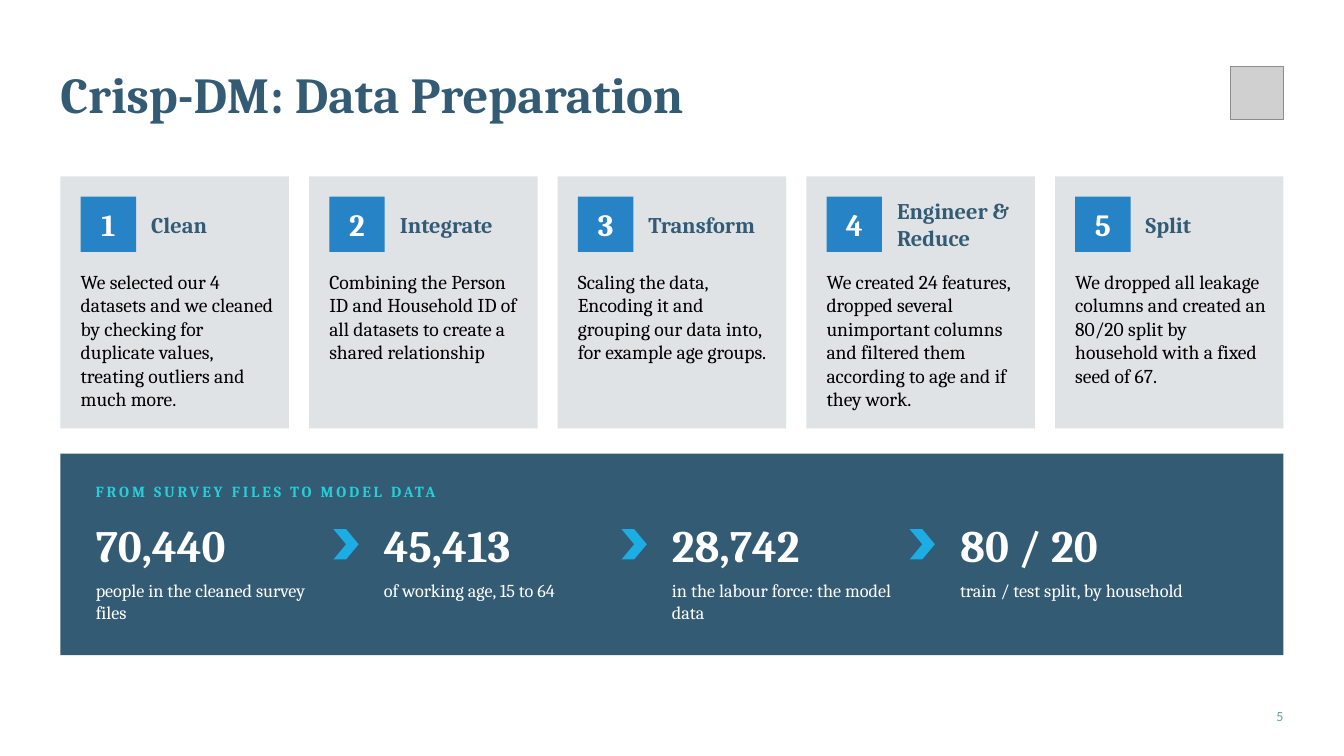
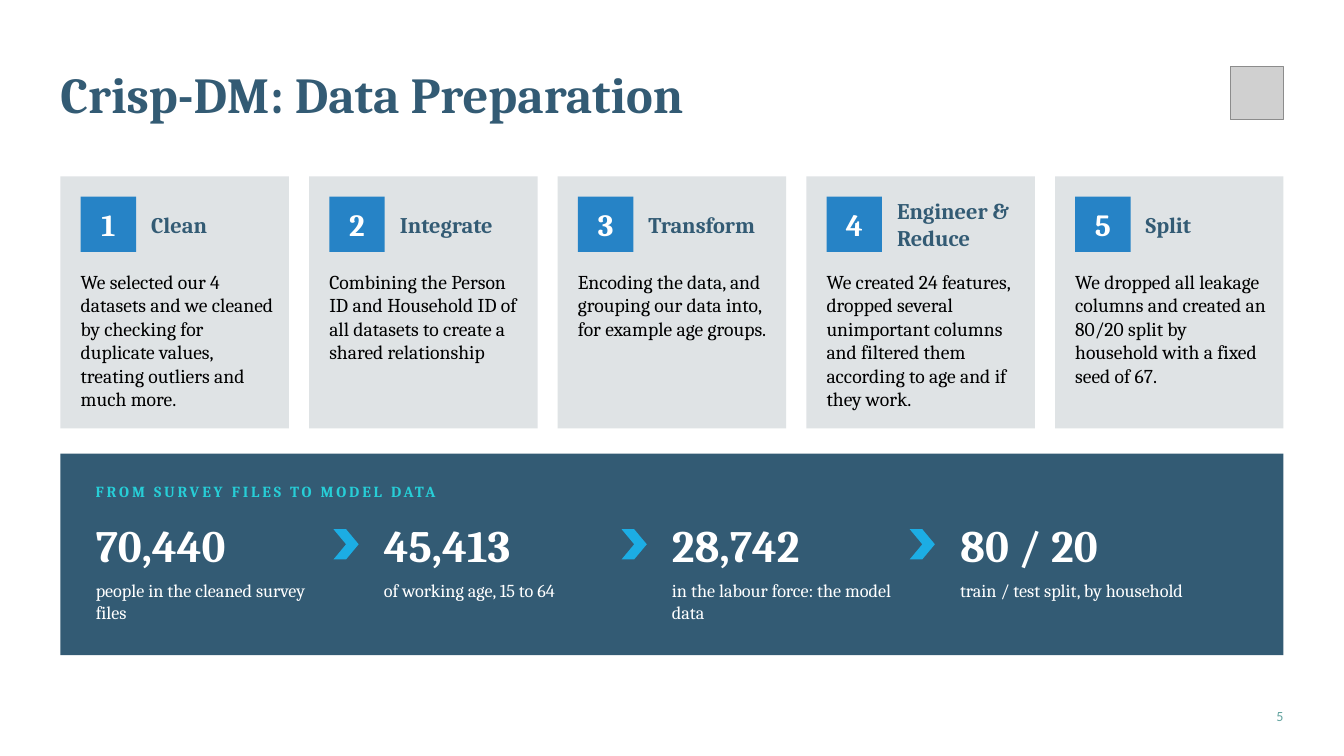
Before and after one commit to Henri-Claassen/BIN381, a slide deck: slide 5 of Documentation/Milestone Documentation/Milestone 4/BIN381 Project Final Presentation Submit.pptx. Drawn at 1344x756 pixels with LibreOffice and Linux fonts; fonts in the diff are those of the drawing; grey boxes stand for pictures. Boxes give left, top, right and bottom in pixels: in the first picture for what was removed or moved away, otherwise in the second. Text is boxed around its words. In the diff, an @@ line names an element or a change of style, - is before the commit and + after.

```diff
--- a/Documentation/Milestone Documentation/Milestone 4/BIN381 Project Final Presentation Submit.pptx
+++ b/Documentation/Milestone Documentation/Milestone 4/BIN381 Project Final Presentation Submit.pptx
@@ text at (578, 275, 767, 341): text changed @@
-Scaling the data, Encoding it and grouping our data into, for example age groups.
+Encoding the data, and grouping our data into, for example age groups.
```
Also in this commit, not shown: 4 other slides changed, 3 other files.
